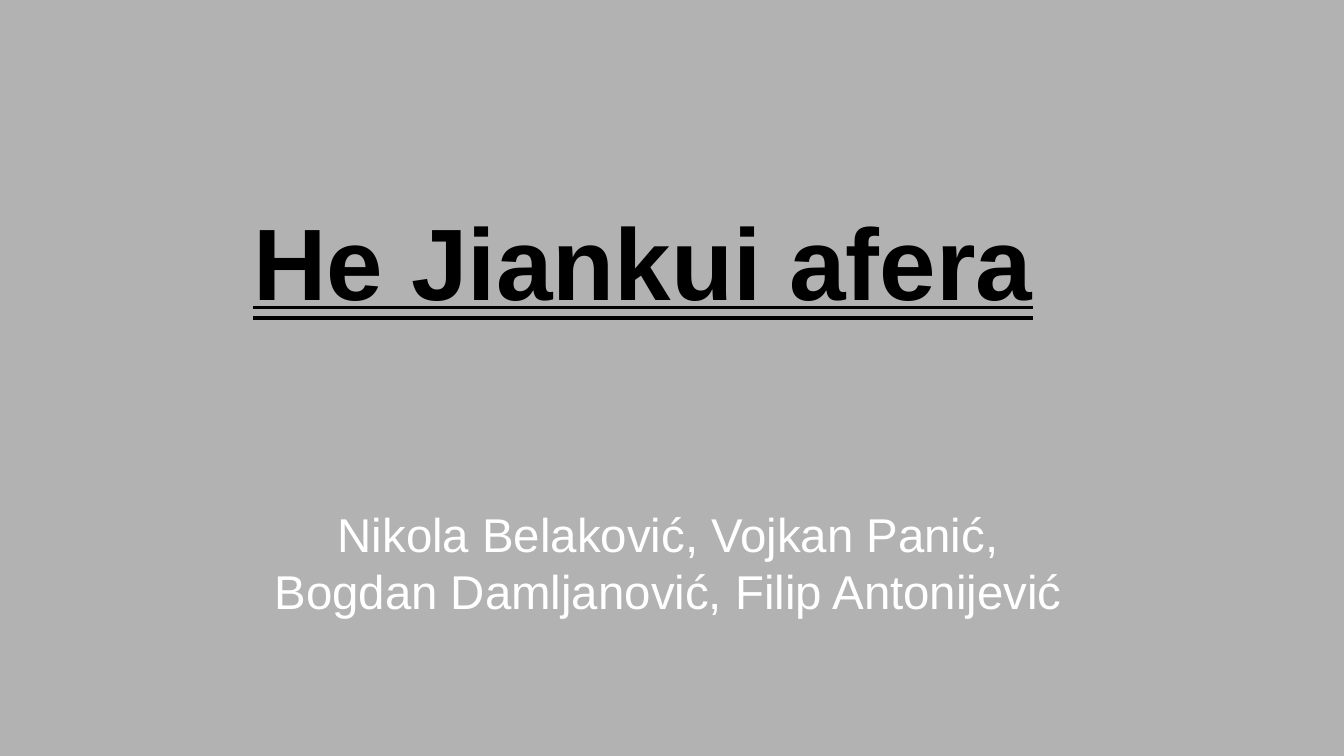
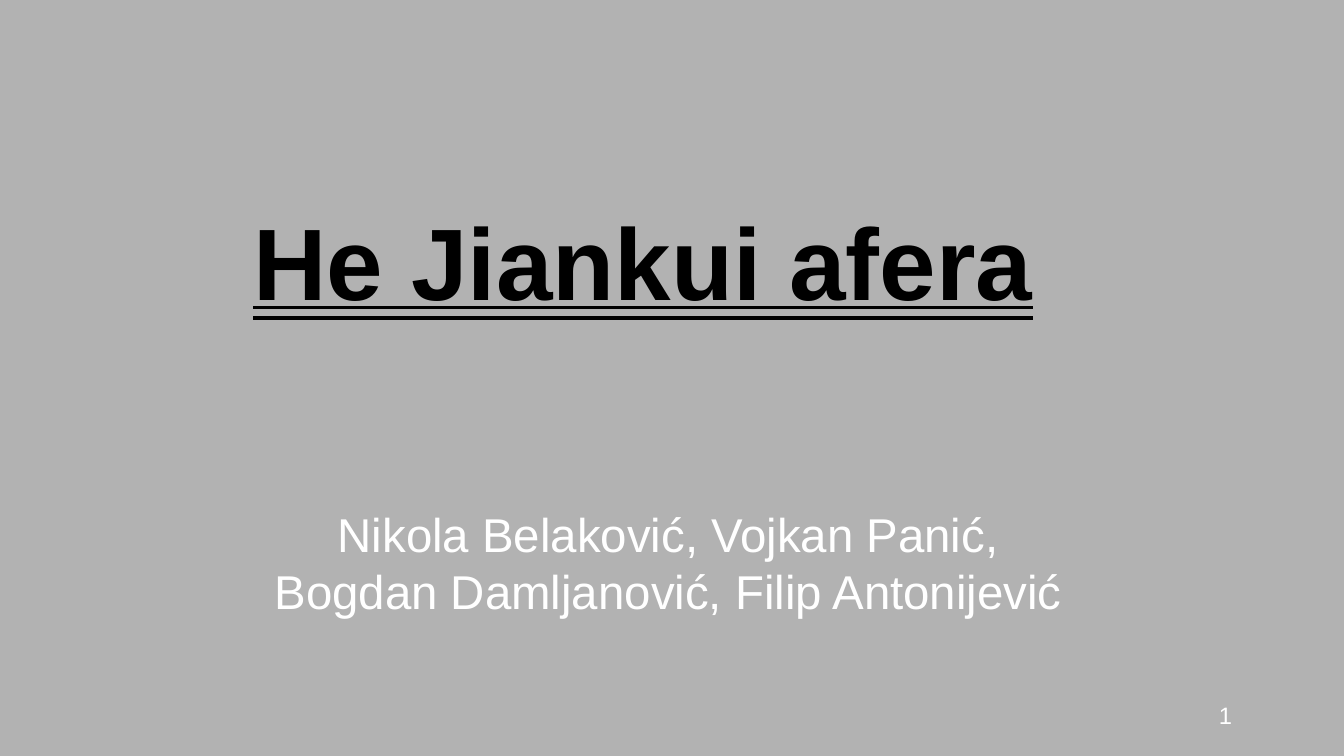
Before and after one commit to NikolaBelak/He-Jiankui-afera, a slide deck: slide 1 of He Jiankui afera.odp. Drawn at 1344x756 pixels with LibreOffice and Linux fonts; fonts in the diff are those of the drawing. Boxes give left, top, right and bottom in pixels: in the first picture for what was removed or moved away, otherwise in the second. Text is boxed around its words. In the diff, an @@ line names an element or a change of style, - is before the commit and + after.

```diff
--- a/He Jiankui afera.odp
+++ b/He Jiankui afera.odp
@@ page number added at [1219,708,1232,724], 14 pt, text #FFFFFF @@
+1
```
Also in this commit, not shown: 8 other slides changed, 3 slides added, 1 other file.
